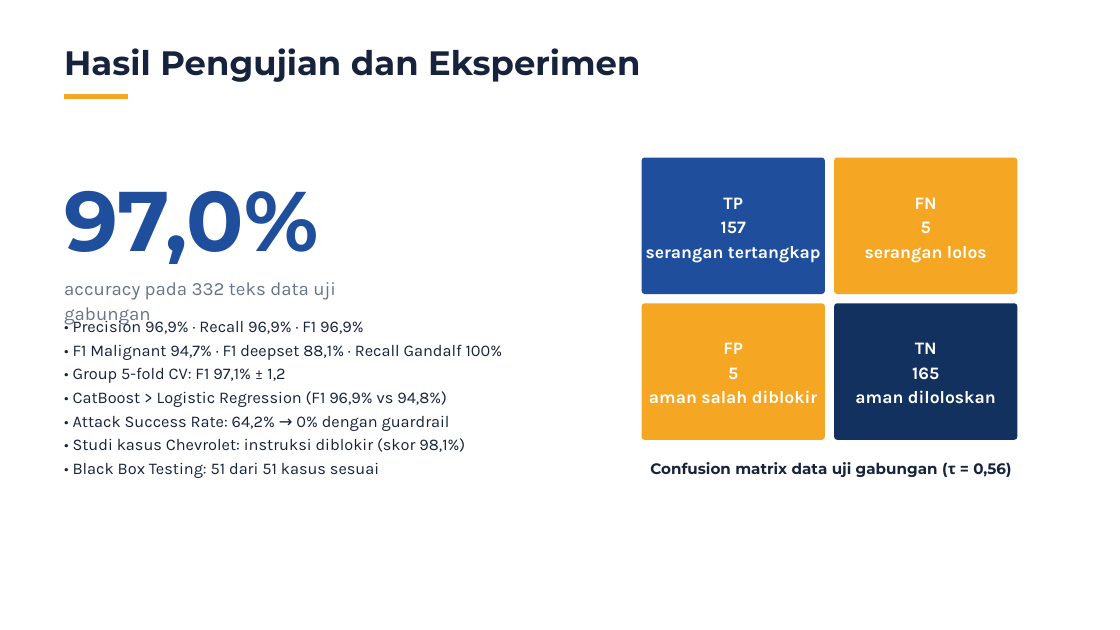
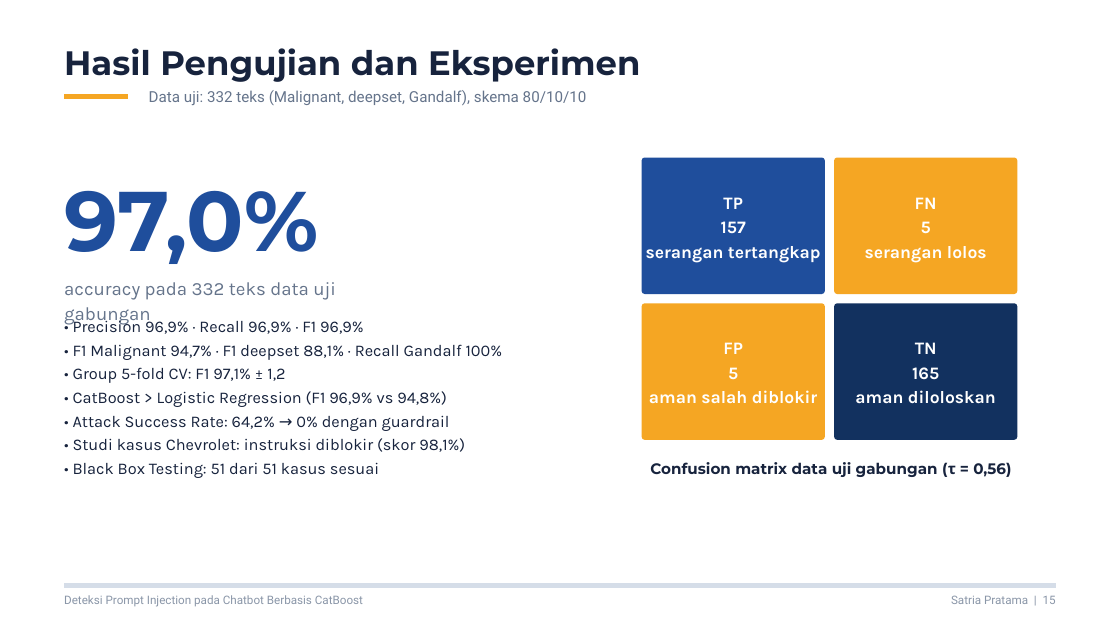
Before and after one commit to philipusmaranata/NetFort-Technologies, a slide deck: slide 15 of presentasi/Sidang_Skripsi_CatBoost.pptx. Drawn at 1120x630 pixels with LibreOffice and Linux fonts; fonts in the diff are those of the drawing. Boxes give left, top, right and bottom in pixels: in the first picture for what was removed or moved away, otherwise in the second. Text is boxed around its words. In the diff, an @@ line names an element or a change of style, - is before the commit and + after.

```diff
--- a/presentasi/Sidang_Skripsi_CatBoost.pptx
+++ b/presentasi/Sidang_Skripsi_CatBoost.pptx
@@ text added at [149, 90, 587, 105], 19.5 pt, text #65748B @@
+Data uji: 332 teks (Malignant, deepset, Gandalf), skema 80/10/10
@@ freeform shape added at [64, 584, 1056, 588], fill #D5DDE8 @@
@@ text added at [64, 595, 363, 607], 15 pt, text #8A96A8 @@
+Deteksi Prompt Injection pada Chatbot Berbasis CatBoost
@@ text added at [951, 595, 1056, 604], 15 pt, text #8A96A8 @@
+Satria Pratama | 15
```
Also in this commit, not shown: 16 other slides changed, 1 other file.
